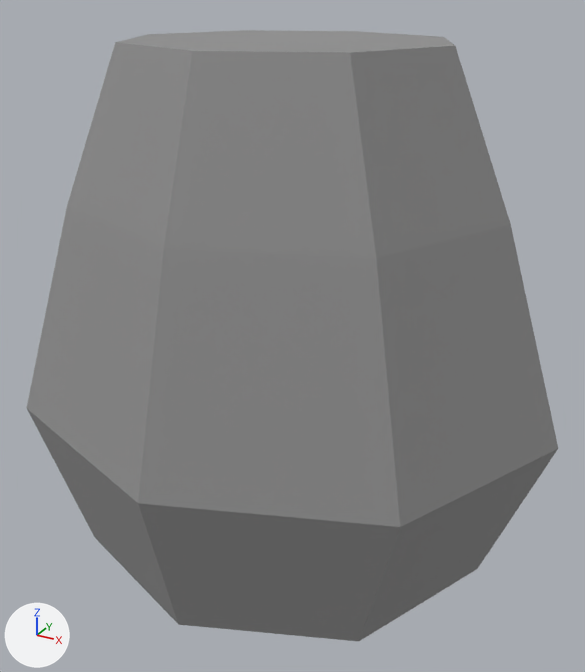
Two versions of the glTF model assets/exports/npc/npc_module_forearm_v01.glb, one commit apart.
Both versions are drawn from a 50 mm lens placed at (0.748, -1.341, 1.097), pointed at (0.022, -0.02, 0.436). Lighting does not change. The marker at lower left points along +X, +Y and +Z. The older version comes first. Vertices at exactly the same position are counted once.

In view in the first picture: 'GEO_npc_module_forearm_v01'.
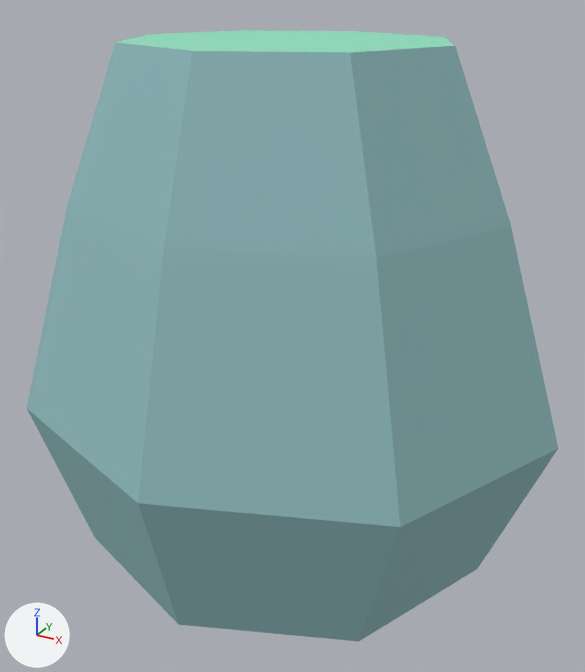
Changed parts and their boxes (x1, y1, x2, y2) in the pictures (585 x 672 px):
part 1 of me_geo_npc_module_forearm_v01, recoloured (grey to greyish cyan): (27, 42, 558, 641) in both
part 2 of me_geo_npc_module_forearm_v01, recoloured (grey to green): (117, 30, 455, 53) in both

What changed in the scene script:
```text
Change me_geo_npc_module_forearm_v01:
    where me_geo_npc_module_forearm_v01.from_pydata(...)  # 32 vertices, 60 faces; spans x -0.56..0.56, y -0.5..0.5, z 0.0..1.0
    used by ob_geo_npc_module_forearm_v01; location = (0.0, 0.0, 0.0)
    me_geo_npc_module_forearm_v01 part 1: 48 faces centred in x -0.465..0.465, y -0.425..0.425, z 0.107..0.907 are repainted in the vertex colours; the middle colour goes from grey #909090 to greyish cyan #90bcbf
    me_geo_npc_module_forearm_v01 part 2: 6 faces centred in x -0.249..0.249, y -0.233..0.233, z 1.0 are repainted in the vertex colours; the middle colour goes from grey #909090 to green #90e1bf
```
